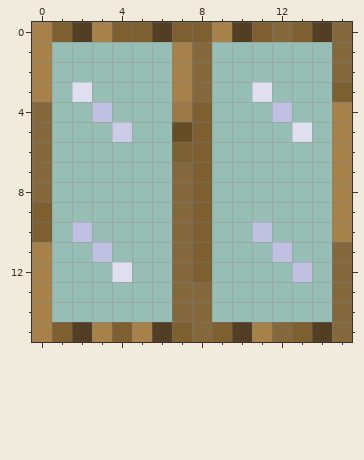
A pixel-art sprite gets an edit: textures/c_doors_dble_wood.png. Above: the version before the commit.
The file is 16x16 pixels. Colours within 5 levels of each other are drawn and written as one.
And afterwards:
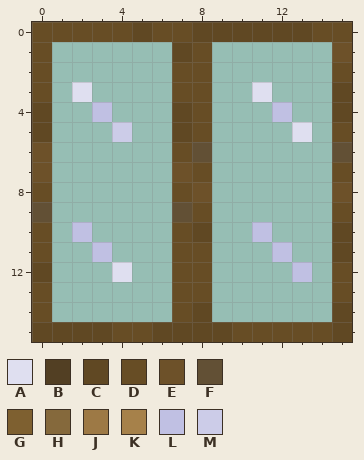
Palette (. is transparent): A #dfdff0  B #523f23  C #604823  D #674d25  E #6d5129  F #625035  G #7e6030  H #85693c  J #9d7945  K #a6814a  L #c0c0e3  M #cccce8
What changed:
Changed rows in their new state; - is an unchanged pixel.
first column x 0:
 0 DDDDDCDDCCCCCCDD
 1 D------CD------E
 2 D------DD------D
 3 D------DD------C
 4 C------CD------C
 5 C------CD------D
 6 E------DF------F
 7 E------ED------D
 8 D------DE------E
 9 F------FD------D
10 D------DC------C
11 D------DD------C
12 C------DD------D
13 D------DD------D
14 D------DC------C
15 CCCCDDCCCCDDDDDC
Boxes around the changes in both pictures, in picture pixels (x1, y1, x2, y2):
changed: (32, 22, 352, 342)
